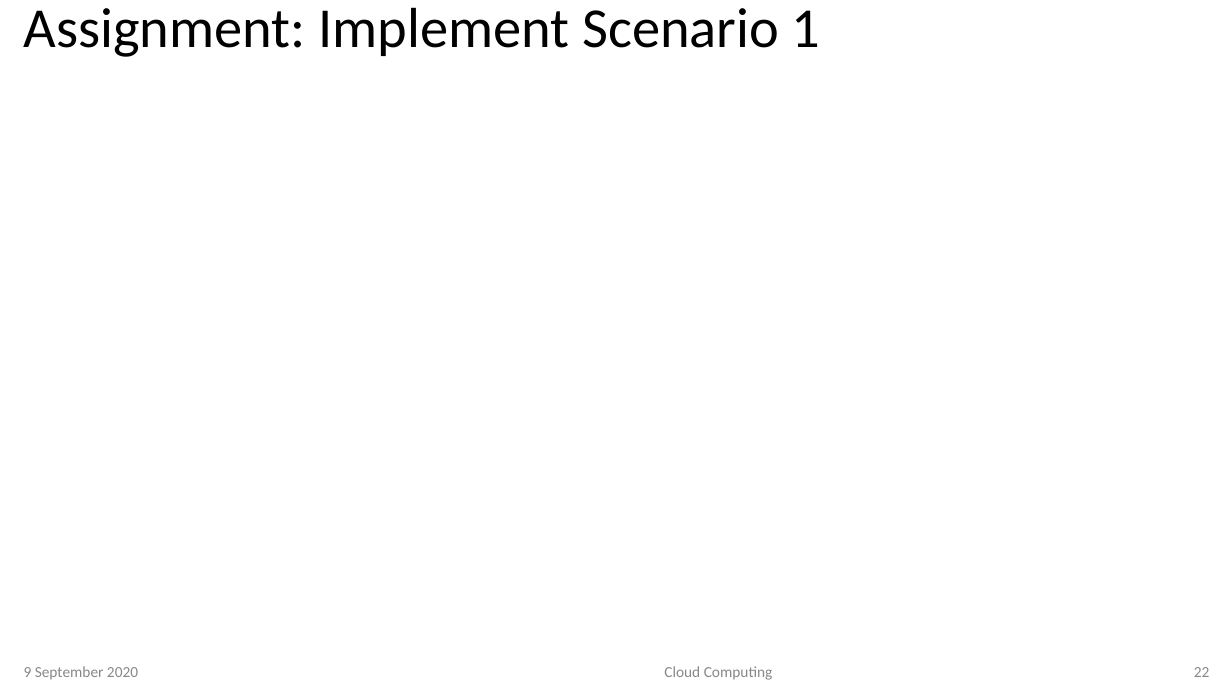
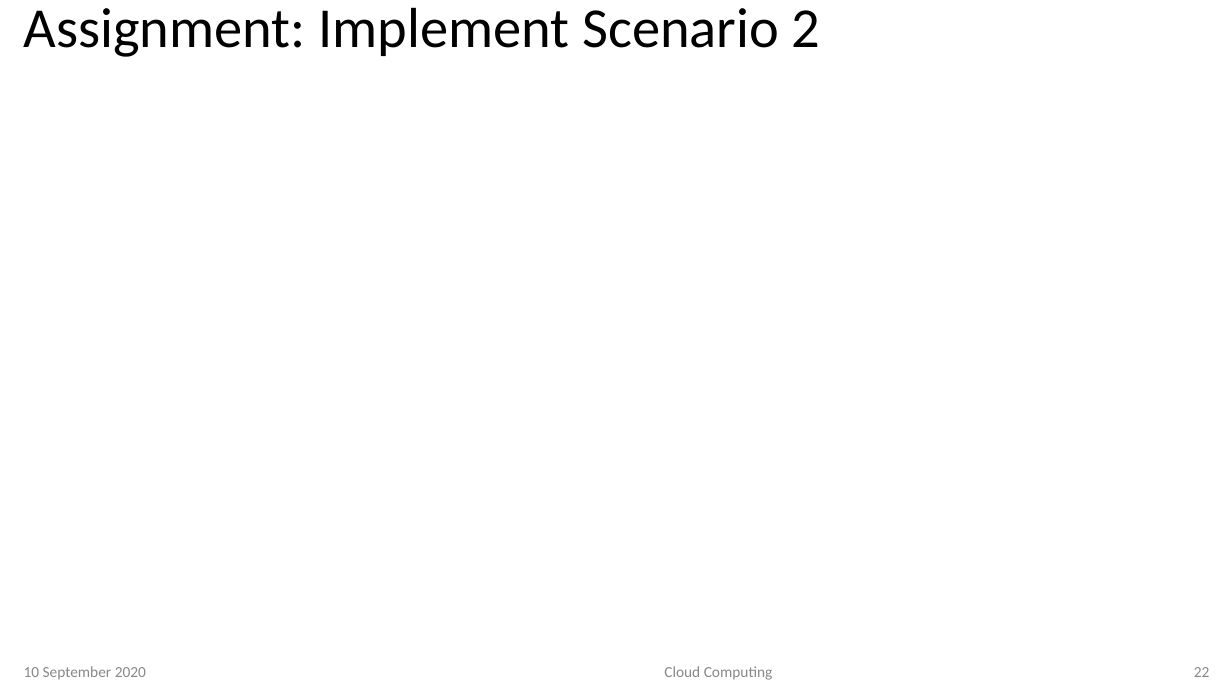
Before and after one commit to atingupta2005/Docker-Kubernetes-AWS-LnT-Aug-2020, a slide deck: slide 22 of Training Material/AWS/4-Cloud Storage with AWS.pptx. Drawn at 1232x693 pixels with LibreOffice and Linux fonts; fonts in the diff are those of the drawing. Boxes give left, top, right and bottom in pixels: in the first picture for what was removed or moved away, otherwise in the second. Text is boxed around its words. In the diff, an @@ line names an element or a change of style, - is before the commit and + after.

```diff
--- a/Training Material/AWS/4-Cloud Storage with AWS.pptx
+++ b/Training Material/AWS/4-Cloud Storage with AWS.pptx
@@ title at [24,7,821,57]: text changed @@
-Assignment: Implement Scenario 1
+Assignment: Implement Scenario 2
@@ text at [24,666,146,679]: text changed @@
-9 September 2020
+10 September 2020
```
Also in this commit, not shown: 38 other slides changed, 3 other files.
